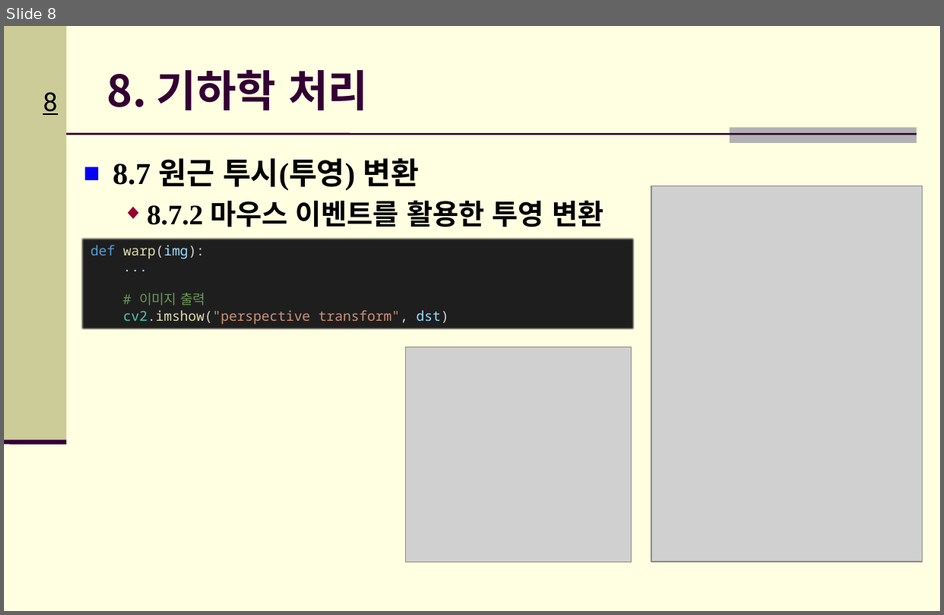
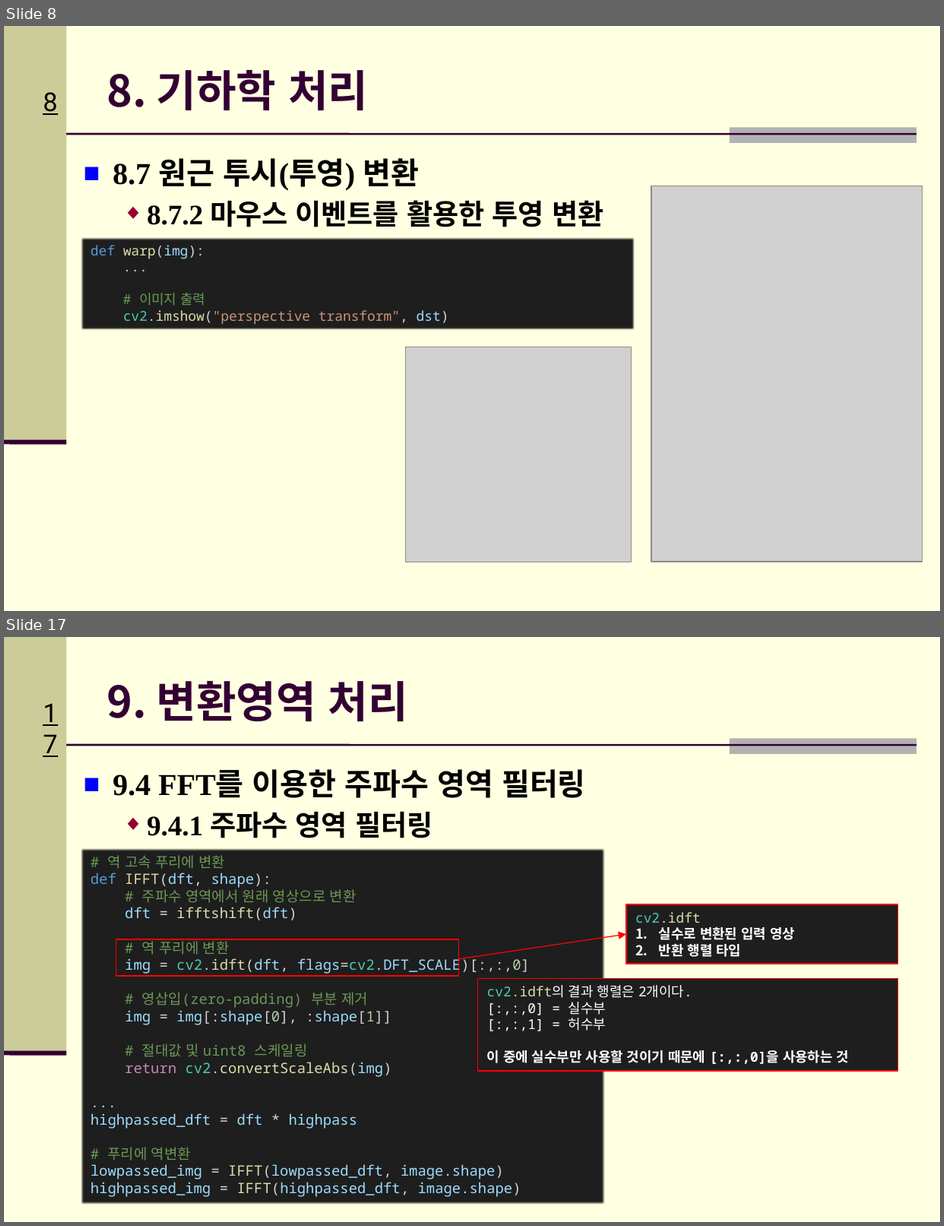
Before and after one commit to Hitbee-dev/OpenCV-Python, a slide deck: 2022-12-06/documents/CH_08 기하학 처리 & CH_09 변환영역 처리.pptx. Shown one above the other, each under a label of ours: slide 8 before the commit, slides 8 and 17 after it; the slides between them are not shown. The pictures are 944x615 and 944x1226 pixels, drawn with LibreOffice and Linux fonts; fonts in the diff are those of the drawing; grey boxes stand for pictures; background and template pictures are left out. Boxes give left, top, right and bottom in pixels: in the first picture for what was removed or moved away, otherwise in the second. Text is boxed around its words. In the diff, an @@ line names an element or a change of style, - is before the commit and + after.

Commit message:
:memo: Update: CH_09 변환 영역 처리 PPT 자료 추가

```diff
--- a/2022-12-06/documents/CH_08 기하학 처리 & CH_09 변환영역 처리.pptx
+++ b/2022-12-06/documents/CH_08 기하학 처리 & CH_09 변환영역 처리.pptx
@@ slide 17 added at box(4, 637, 940, 1222), background #FFFFE1; not listed: 5 template elements that a slide beside it also shows @@
@@ title added at box(107, 681, 408, 721), 33.3 pt, text #330033, bold @@
+9. 변환영역 처리
@@ text added at box(113, 769, 586, 838), 23.3 pt, text #000000, bold @@
+■ 9.4 FFT를 이용한 주파수 영역 필터링
+  ◆ 9.4.1 주파수 영역 필터링
@@ rectangle added at box(82, 848, 605, 1205), fill #1E1E1E, 11 pt, text #9CDCFE @@
+# 역 고속 푸리에 변환
+def IFFT(dft, shape):
+# 주파수 영역에서 원래 영상으로 변환
+dft = ifftshift(dft)
+# 역 푸리에 변환
+img = cv2.idft(dft, flags=cv2.DFT_SCALE)[:,:,0]
+# 영삽입(zero-padding) 부분 제거
+img = img[:shape[0], :shape[1]]
+# 절대값 및 uint8 스케일링
+return cv2.convertScaleAbs(img)
+...
+highpassed_dft = dft * highpass
+# 푸리에 역변환
+lowpassed_img = IFFT(lowpassed_dft, image.shape)
+highpassed_img = IFFT(highpassed_dft, image.shape)
@@ rectangle added at box(626, 905, 899, 964), fill #1E1E1E, outline #FF0000 1 pt, 10.5 pt, text #FFFFFF, bold @@
+cv2.idft
+1. 실수로 변환된 입력 영상
+2. 반환 행렬 타입
@@ rectangle added at box(116, 939, 459, 976), outline #FF0000 1 pt @@
@@ arrow added from (459, 959) to (626, 934), #FF0000 0.75 pt @@
@@ rectangle added at box(477, 979, 899, 1070), fill #1E1E1E, outline #FF0000 1 pt, 10.5 pt, text #FFFFFF @@
+cv2.idft의 결과 행렬은 2개이다.
+[:,:,0] = 실수부
+[:,:,1] = 허수부
+이 중에 실수부만 사용할 것이기 때문에 [:,:,0]을 사용하는 것
```
Also in this commit, not shown: 10 other slides added.
